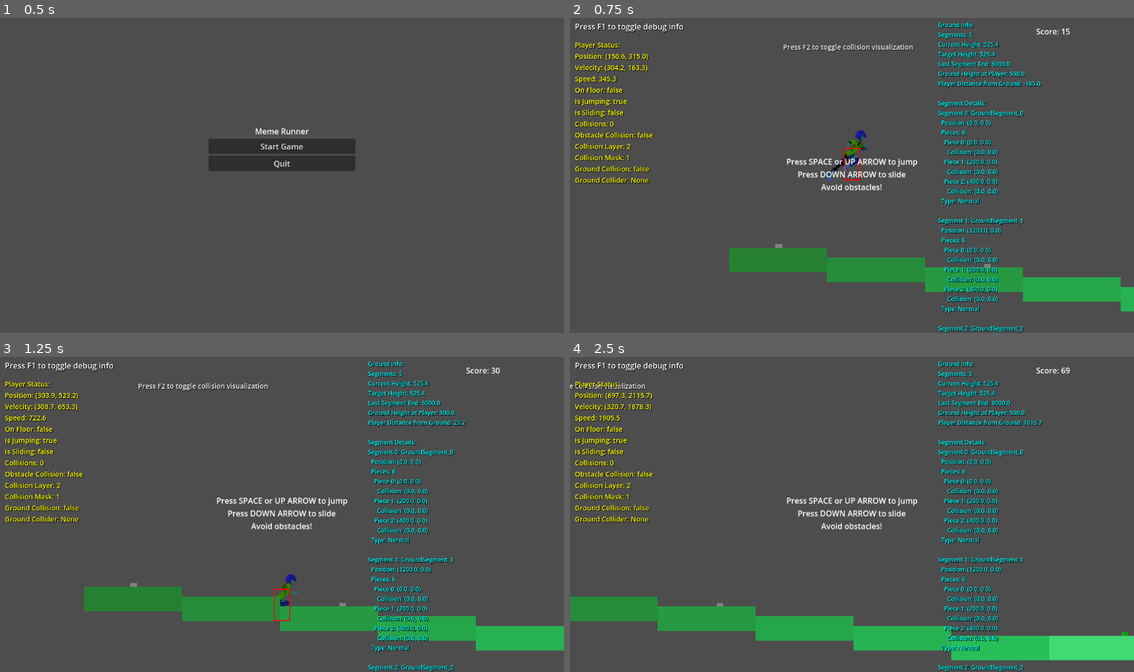
Above: before the commit, frames 1-4 (two rows, left to right).
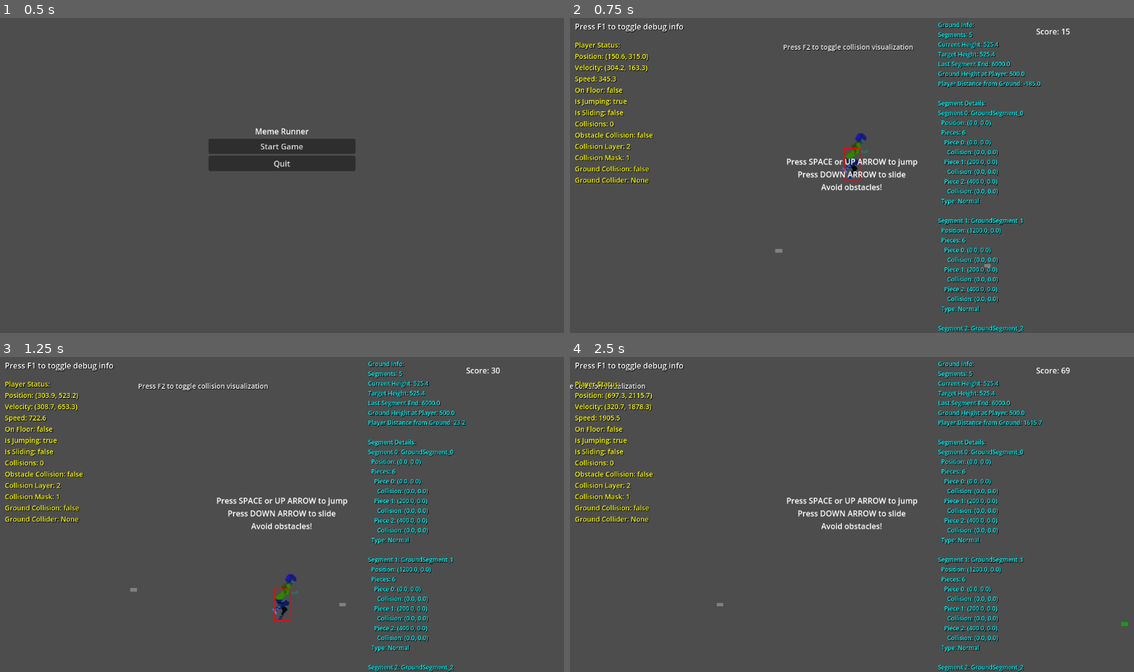
Above: after the commit, the same moments.

Repository: DeweyHur/meme_runner
Game: Godot game, scene res://scenes/MainMenu.tscn
Same seed, same stepped clock (60 frames per second), same inputs: the game is played once before the commit and once after it.
Inputs:
- Up to frame 1 (0.5 s): no input
- Up to frame 2 (0.75 s): click "Start Game" at 0.5 s
- Up to frame 3 (1.25 s): no input
- Up to frame 4 (2.5 s): tap Space (jump) at 1.25, 1.52, 2, 2.27 s; hold Shift (slide) 1.28-2.03 s; hold Up (ui_up) from 1.28 s (still down); tap Shift (slide) at 2.1 s

Frame 1 is identical in both runs. In frame 2, 5.7% of the frame differs, in the area x 28-100%, y 35-94%; in frame 3, 6.5%; in frame 4, 7.8%, in the area x 0-100%, y 76-97%.

Commit message:
Fix collision positioning and implement sloped visual representation

Diff:
--- a/scenes/Player.tscn
+++ b/scenes/Player.tscn
@@ -59,7 +59,7 @@
 sprite_frames = SubResource("SpriteFrames_jfpux")
 animation = &"run"
 autoplay = "run"
-frame_progress = 0.692753
+frame_progress = 0.129939
 
 [node name="Camera2D" type="Camera2D" parent="."]
 position_smoothing_enabled = true
--- a/scripts/ProceduralGround.gd
+++ b/scripts/ProceduralGround.gd
@@ -220,11 +220,12 @@
 	var collision = CollisionShape2D.new()
 	var shape = create_sloped_collision_shape(prev_height, piece_height, next_height, index, total_length)
 	collision.shape = shape
+	# Position collision shape to match the visual positioning
 	collision.position = Vector2(0, 0)  # Position at piece center
 	ground_piece.add_child(collision)
 
 	# Create visual representation
-	var visual = create_ground_visual(piece_height, terrain_type)
+	var visual = create_sloped_ground_visual(prev_height, piece_height, next_height, index, total_length, terrain_type)
 	ground_piece.add_child(visual)
 
 	# Position the piece
@@ -362,6 +363,58 @@
 		_:
 			return lerp(float(current_height), float(target_height), smoothness * progress)
 
+func create_sloped_ground_visual(prev_height: float, current_height: float, next_height: float, index: int, total_length: int, terrain_type: String) -> Node2D:
+	var visual_container = Node2D.new()
+
+	# Calculate the height at the left and right edges of this piece (same logic as collision)
+	var left_height = current_height
+	var right_height = current_height
+
+	if index > 0 and index < total_length - 1:
+		left_height = prev_height
+		right_height = next_height
+	elif index == 0 and total_length > 1:
+		right_height = next_height
+	elif index == total_length - 1 and total_length > 1:
+		left_height = prev_height
+
+	# Create sloped ground using Polygon2D
+	var sloped_ground = Polygon2D.new()
+
+	# Calculate the four corners of the sloped piece
+	var left_x = -segment_width / 2
+	var right_x = segment_width / 2
+
+	# Top corners - create the slope
+	var top_left_y = -left_height
+	var top_right_y = -right_height
+
+	# Bottom corners - extend downward by ground_height
+	var bottom_left_y = -left_height + ground_height
+	var bottom_right_y = -right_height + ground_height
+
+	# Create the polygon points (clockwise order)
+	var points = [
+		Vector2(left_x, top_left_y),      # Top-left
+		Vector2(right_x, top_right_y),    # Top-right
+		Vector2(right_x, bottom_right_y), # Bottom-right
+		Vector2(left_x, bottom_left_y)    # Bottom-left
+	]
+
+	sloped_ground.polygon = points
+
+	# Set color based on average height and terrain type
+	var avg_height = (left_height + right_height) / 2.0
+	var color = calculate_ground_color(avg_height, terrain_type)
+	sloped_ground.color = color
+
+	visual_container.add_child(sloped_ground)
+
+	# Add terrain-specific visual details at the center
+	add_terrain_details(visual_container, avg_height, terrain_type)
+
+	return visual_container
+
 func create_ground_visual(height: float, terrain_type: String) -> Node2D:
 	var visual_container = Node2D.new()
 
